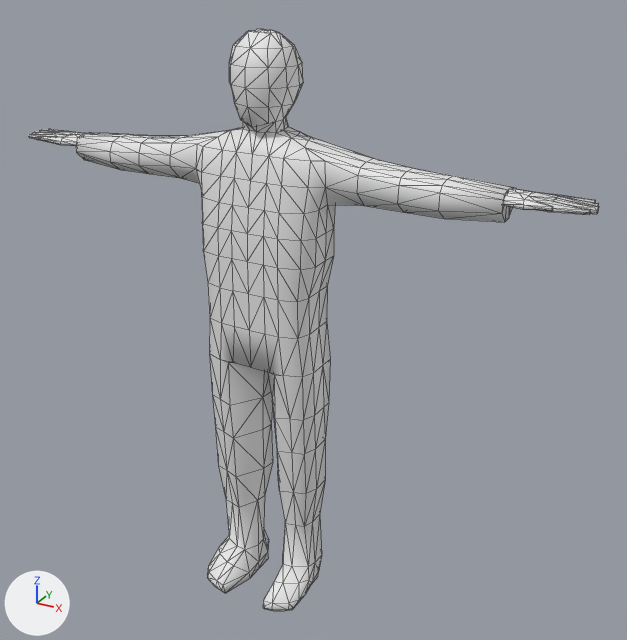
The Blender file GameBase/GameBase/assets/models/Characters/Cartel/Soldier_Basic_1.blend: old version first, new version second.
Camera for both pictures: a camera (50 mm lens) standing at (15.0, -23.86, 23.14) and looking at (1.41, 0.84, 10.78). Arrows for +X, +Y and +Z are at lower left; the lights stay in place. Mesh edges are drawn as thin lines.

The first picture shows 'Body', 'Head'.
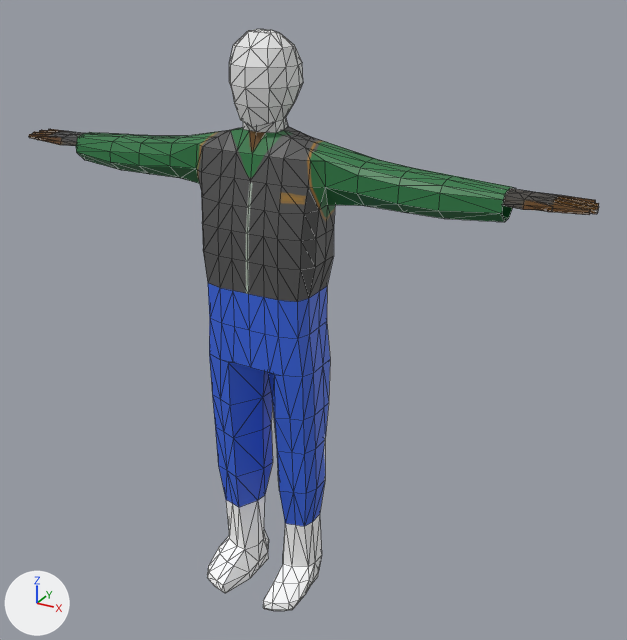
Edits to the bpy script that builds the scene:
```text
Add img_soldier_basic01_body_tif:
    img_soldier_basic01_body_tif = load_image('Soldier_Basic01_Body.tif', 'Soldier_Basic01_Body.tif', 1024, 1024, 'sRGB')
Add mat_soldier_basic01_body_tif:
    mat_soldier_basic01_body_tif = principled_material('Soldier_Basic01_Body.tif')
    mat_soldier_basic01_body_tif.texture = img_soldier_basic01_body_tif
Change me_plane_001:
    used by ob_body; location = (0.0, 0.0, 0.0); rotation_euler = (1.571, 0.0, 0.0), in degrees (90, 0, 0); scale = (0.0591, 0.0591, 0.0591)
    remove me_plane_001.from_pydata(...)  # 543 vertices, 1062 faces; spans x -181.0..180.0, y -5.0..296.0, z -29.0..38.0
    add me_plane_001.from_pydata(...)  # 543 vertices, 1055 faces; spans x -181.0..180.0, y -5.0..296.0, z -29.0..38.0
    me_plane_001 part 1
    21 faces are deleted
    14 new faces join them
    me_plane_001 part 2: 1027 faces spanning x -181.0..180.0, y -5.0..296.0, z -29.0..38.0 switch from no material to mat_soldier_basic01_body_tif (picture img_soldier_basic01_body_tif)
    me_plane_001 part 3: the surface is now shaded flat
```

Boxes (x1, y1, x2, y2) around the edits, measured in the pictures (627 x 640 px; the box of a moved part takes in the faces that stretch with it):
part 1 of me_plane_001, moved or reshaped (not visible afterwards)
    before: (502, 187, 558, 221)
part 2 of me_plane_001, recoloured
    both: (29, 126, 599, 611)
